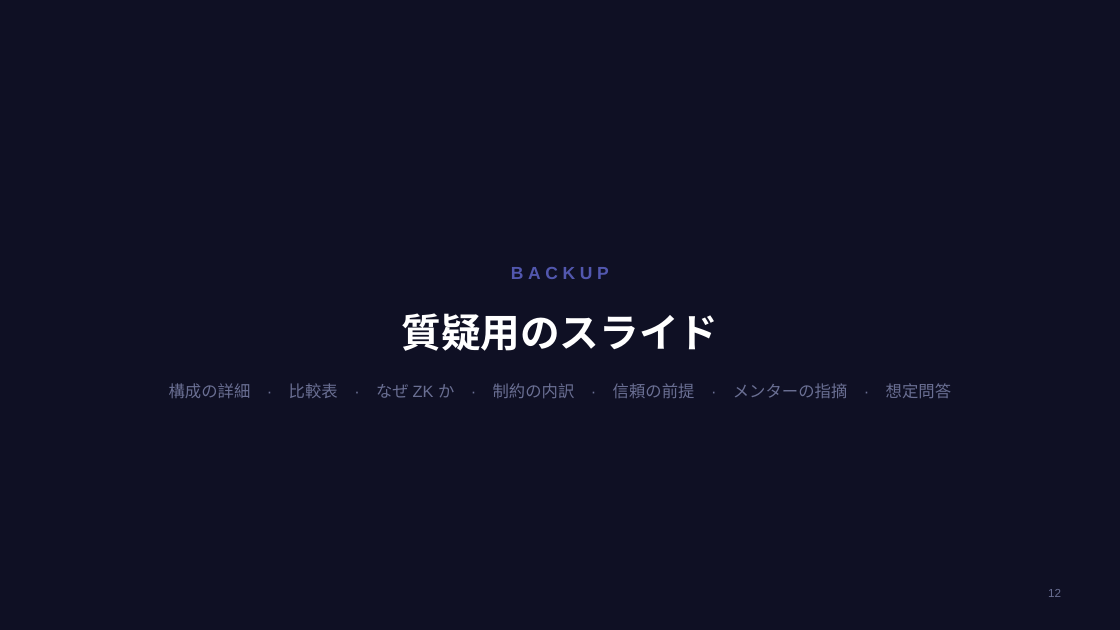
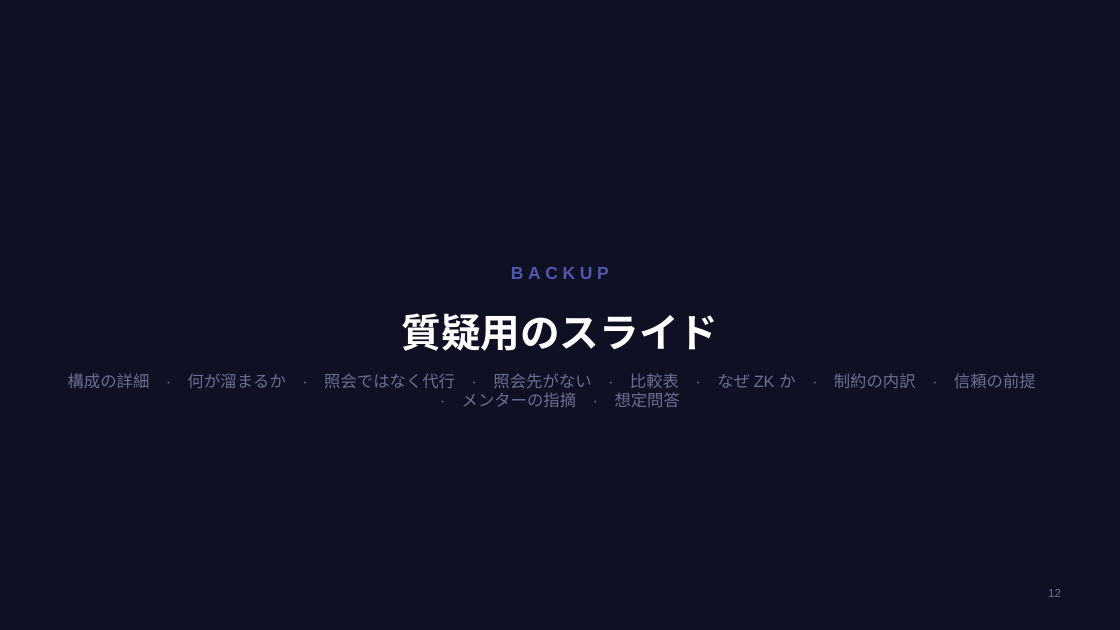
Before and after one commit to da1suk8/zk-agent-passport, a slide deck: slide 13 of docs/slides/zk-agent-passport.pptx. Drawn at 1120x630 pixels with LibreOffice and Linux fonts; fonts in the diff are those of the drawing. Boxes give left, top, right and bottom in pixels: in the first picture for what was removed or moved away, otherwise in the second. Text is boxed around its words. In the diff, an @@ line names an element or a change of style, - is before the commit and + after.

```diff
--- a/docs/slides/zk-agent-passport.pptx
+++ b/docs/slides/zk-agent-passport.pptx
@@ text at bbox=[68, 373, 1036, 388]: text changed @@
-構成の詳細 · 比較表 · なぜ ZK か · 制約の内訳 · 信頼の前提 · メンターの指摘 · 想定問答
+構成の詳細 · 何が溜まるか · 照会ではなく代行 · 照会先がない · 比較表 · なぜ ZK か · 制約の内訳 · 信頼の前提 · メンターの指摘 · 想定問答
```
Also in this commit, not shown: 9 other slides changed, 3 slides added, 1 other file.
